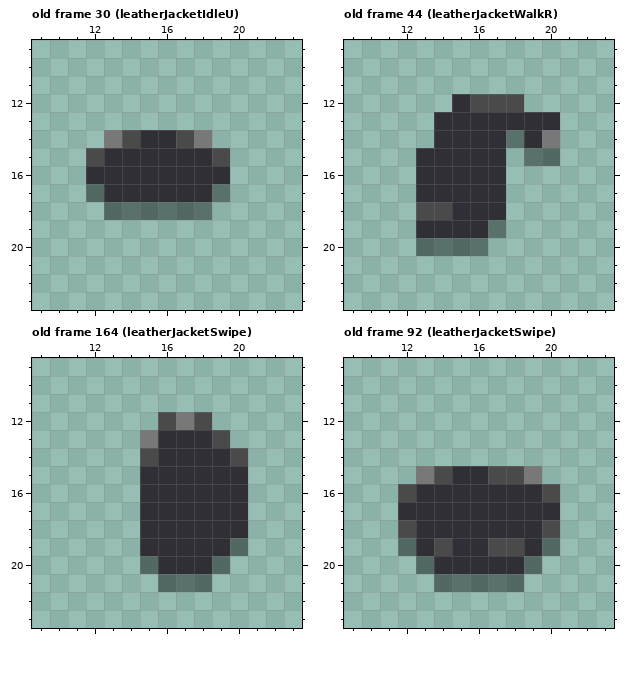
One commit to this pixel-art file: src/character.ase. Above is the file before it was changed.
32x32 pixels, 188 frames. Shown: old frame 30 (leatherJacketIdleU): x 9..23, y 9..23; old frame 44 (leatherJacketWalkR): x 9..23, y 9..23; old frame 164 (leatherJacketSwipe): x 9..23, y 9..23; old frame 92 (leatherJacketSwipe): x 9..23, y 9..23. The commit also changed other frames, which this record leaves out.
Once edited:
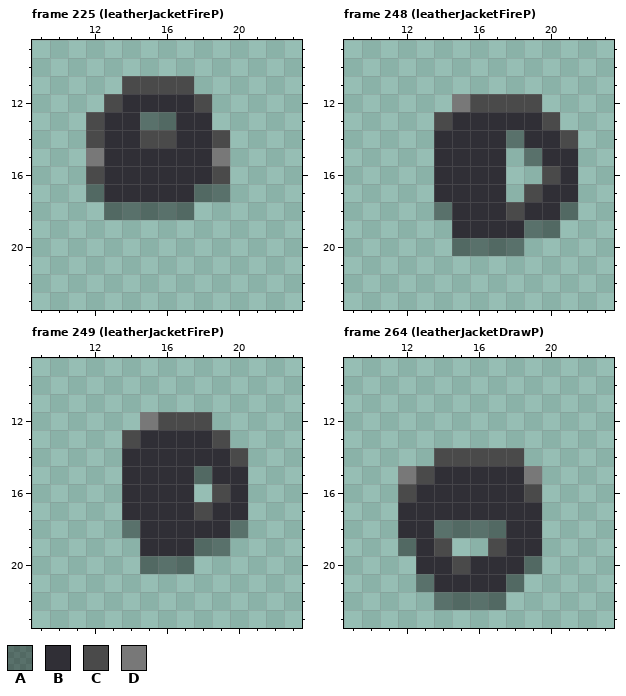
Palette (. is transparent): A #00000068  B #302f36  C #4a4a4a  D #787878
A new or re-ordered frame is compared with the old frame closest to it.
The author wrote: Added draw/fire/stow pistol animations.
Difference:
frames 188 -> 284
--- frame 225 (leatherJacketFireP) is new; against old frame 30 (leatherJacketIdleU), layer "torso"
@@ x 9..23 @@
 10 ...............
-11 ...............
-12 ...............
-13 ...............
-14 ....DCBBCD.....
-15 ...CBBBBBBC....
-16 ...BBBBBBBB....
-17 ...ABBBBBBA....
-18 ....AAAAAA.....
+11 .....CCCC......
+12 ....CBBBBC.....
+13 ...CBBAABB.....
+14 ...CBBCCBBC....
+15 ...DBBBBBBD....
+16 ...CBBBBBBC....
+17 ...ABBBBBAA....
+18 ....AAAAA......
 19 ...............
--- frame 248 (leatherJacketFireP) is new; against old frame 44 (leatherJacketWalkR), layer "torso"
@@ x 9..23 @@
 11 ...............
-12 ......BCCC.....
-13 .....BBBBBBB...
-14 .....BBBBABD...
-15 ....BBBBB.AA...
-16 ....BBBBB......
-17 ....BBBBB......
-18 ....CCBBB......
-19 ....BBBBA......
-20 ....AAAA.......
+12 ......DCCCC....
+13 .....CBBBBBC...
+14 .....BBBBABBC..
+15 .....BBBB.ABB..
+16 .....BBBB..CB..
+17 .....BBBB.CBB..
+18 .....ABBBCBBA..
+19 ......BBBBAA...
+20 ......AAAA.....
 21 ...............
--- frame 249 (leatherJacketFireP) is new; against old frame 164 (leatherJacketSwipe), layer "torso"
@@ x 9..23 @@
 11 ...............
-12 .......CDC.....
-13 ......DBBBC....
-14 ......CBBBBC...
-15 ......BBBBBB...
-16 ......BBBBBB...
-17 ......BBBBBB...
-18 ......BBBBBB...
-19 ......BBBBBA...
-20 ......ABBBA....
-21 .......AAA.....
+12 ......DCCC.....
+13 .....CBBBBC....
+14 .....BBBBBBC...
+15 .....BBBBABB...
+16 .....BBBB.CB...
+17 .....BBBBCBB...
+18 .....ABBBBBA...
+19 ......BBBAA....
+20 ......AAA......
+21 ...............
 22 ...............
--- frame 264 (leatherJacketDrawP) is new; against old frame 92 (leatherJacketSwipe), layer "torso"
@@ x 9..23 @@
 13 ...............
-14 ...............
-15 ....DCBBCCD....
-16 ...CBBBBBBBC...
-17 ...BBBBBBBBB...
-18 ...CBBBBBBBC...
-19 ...ABCBBCCBA...
-20 ....ABBBBBA....
-21 .....AAAAA.....
-22 ...............
+14 .....CCCCC.....
+15 ...DCBBBBBD....
+16 ...CBBBBBBC....
+17 ...BBBBBBBB....
+18 ...BBAAAABB....
+19 ...ABC..CBB....
+20 ....BBCBBBA....
+21 ....ABBBBA.....
+22 .....AAAA......
 23 ...............
Pixel boxes of the changes (left, top, right, bottom) in both pictures:
changed: (86, 76, 230, 220)
changed: (416, 94, 578, 256)
changed: (122, 412, 248, 592)
changed: (398, 448, 560, 610)
